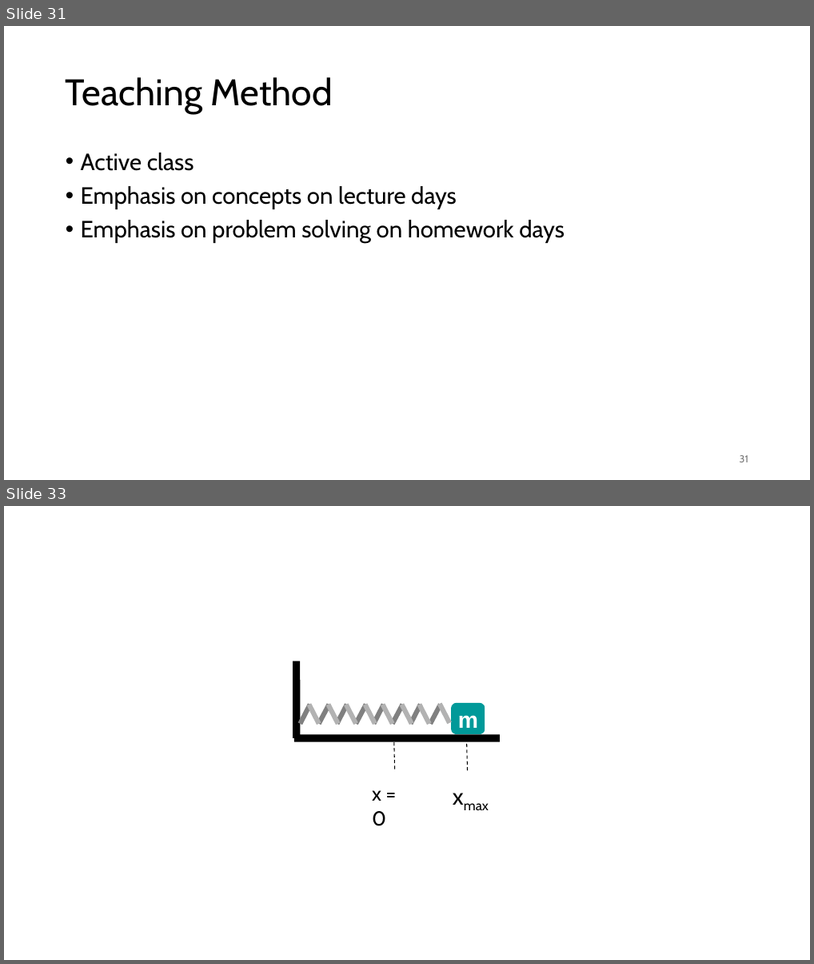
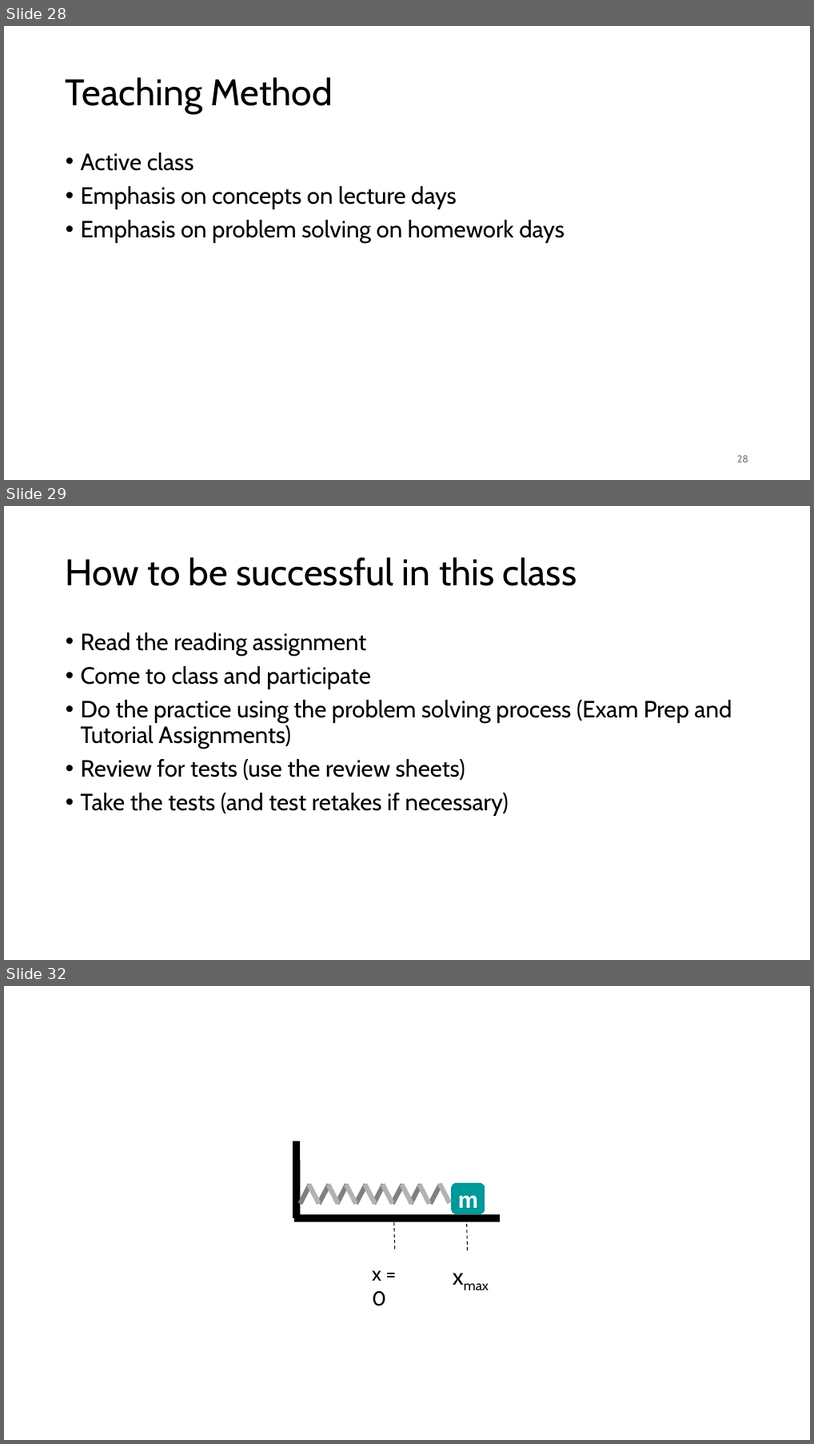
Before and after one commit to rtlines/Introductory-Physics-II, a slide deck: Lecture_Slides/PH 123 Lecture 01.pptx. Shown one above the other, each under a label of ours: slides 31 and 33 before the commit, slides 28, 29 and 32 after it; the slides between them are not shown. The pictures are 814x964 and 814x1444 pixels, drawn with LibreOffice and Linux fonts; fonts in the diff are those of the drawing. Boxes give left, top, right and bottom in pixels: in the first picture for what was removed or moved away, otherwise in the second. Text is boxed around its words. In the diff, an @@ line names an element or a change of style, - is before the commit and + after.

```diff
--- a/Lecture_Slides/PH 123 Lecture 01.pptx
+++ b/Lecture_Slides/PH 123 Lecture 01.pptx
@@ slide 29 added at bbox=[4, 506, 810, 960], background #FFFFFF @@
@@ title added at bbox=[66, 557, 577, 586], 44 pt, text #000000 @@
+How to be successful in this class
@@ text added at bbox=[81, 632, 732, 816], 28 pt, text #000000 @@
+• Read the reading assignment
+• Come to class and participate
+• Do the practice using the problem solving process (Exam Prep and Tutorial Assignments)
+• Review for tests (use the review sheets)
+• Take the tests (and test retakes if necessary)
@@ what was slide 31 is now slide 28 @@
@@ page number at bbox=[738, 455, 749, 462]: text changed @@
-31
+28
@@ what was slide 33 is now slide 32 @@
```
Also in this commit, not shown: 11 slides changed, 2 other slides added, 2 slides removed, 25 other files.
